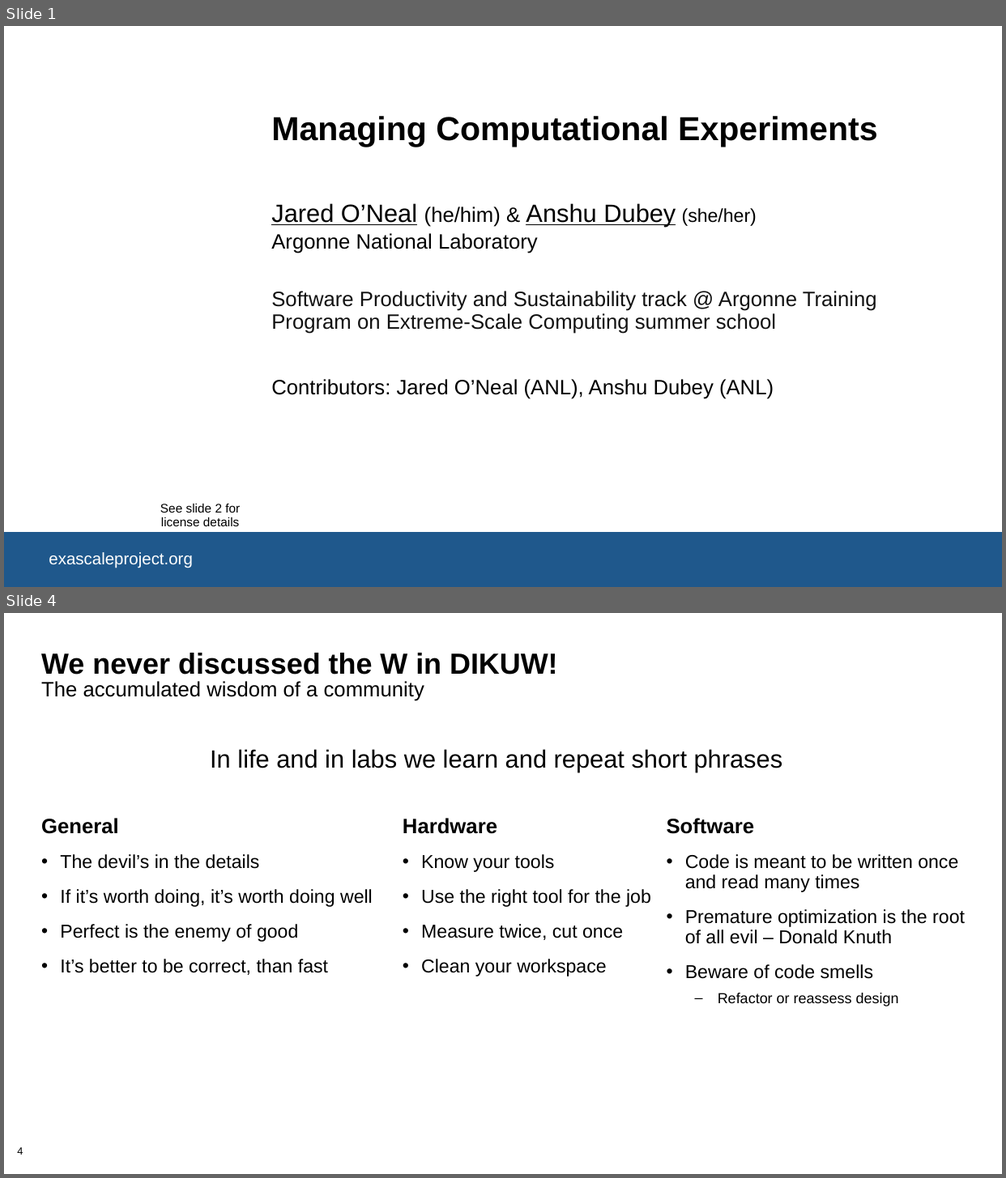
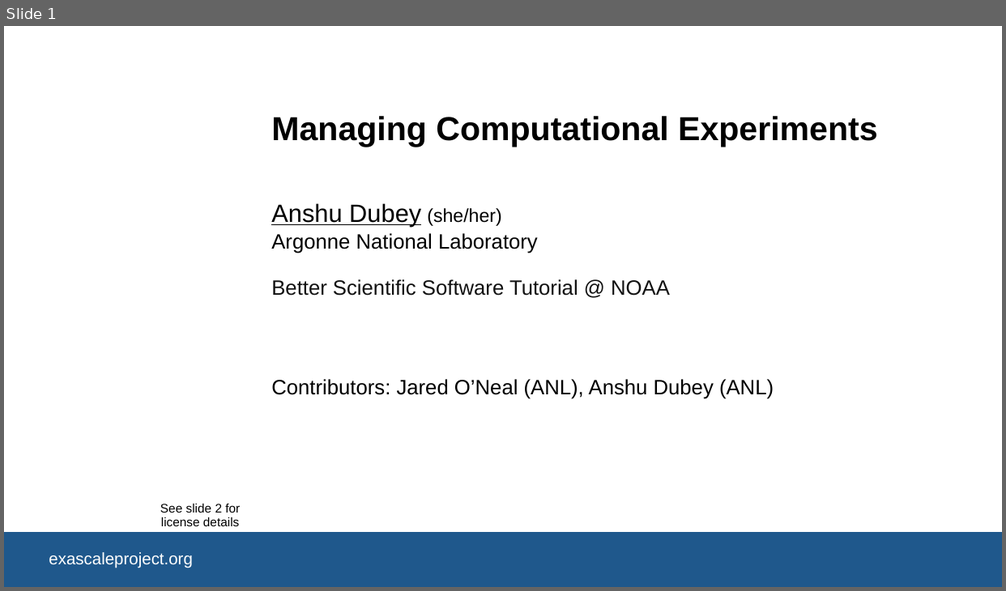
Before and after one commit to bssw-tutorial/presentations, a slide deck: computational-expts.pptx. Shown one above the other, each under a label of ours: slides 1 and 4 before the commit, slide 1 after it; the slides between them are not shown. The pictures are 1006x1178 and 1006x591 pixels, drawn with LibreOffice and Linux fonts; fonts in the diff are those of the drawing; background and template pictures are left out. Boxes give left, top, right and bottom in pixels: in the first picture for what was removed or moved away, otherwise in the second. Text is boxed around its words. In the diff, an @@ line names an element or a change of style, - is before the commit and + after.

Commit message:
the old version is -a, to be modified for ATPESC, the shortened version for NOAA is computational-expts.pptx

```diff
--- a/computational-expts.pptx
+++ b/computational-expts.pptx
@@ slide 4 removed at (4,613,1002,1174), background #FFFFFF @@
@@ title removed at (41,653,558,701) @@
-We never discussed the W in DIKUW!
-The accumulated wisdom of a community
@@ text removed at (210,749,783,773) @@
-In life and in labs we learn and repeat short phrases
@@ text removed at (41,818,373,975) @@
-General
-• The devil’s in the details
-• If it’s worth doing, it’s worth doing well
-• Perfect is the enemy of good
-• It’s better to be correct, than fast
@@ text removed at (403,818,651,977) @@
-Hardware
-• Know your tools
-• Use the right tool for the job
-• Measure twice, cut once
-• Clean your workspace
@@ text removed at (667,818,965,1007) @@
-Software
-• Code is meant to be written once and read many times
-• Premature optimization is the root of all evil – Donald Knuth
-• Beware of code smells
-  – Refactor or reassess design
@@ page number removed at (17,1148,23,1155) @@
-4
@@ slide 1 changed as well @@
@@ text at (271,203,501,226): text changed @@
-Jared O’Neal (he/him) & Anshu Dubey (she/her)
+Anshu Dubey (she/her)
@@ text at (271,280,670,296): text changed @@
-Software Productivity and Sustainability track @ Argonne Training Program on Extreme-Scale Computing summer school
+Better Scientific Software Tutorial @ NOAA
```
Also in this commit, not shown: 1 other slide changed, 17 other slides removed, 1 other file.
